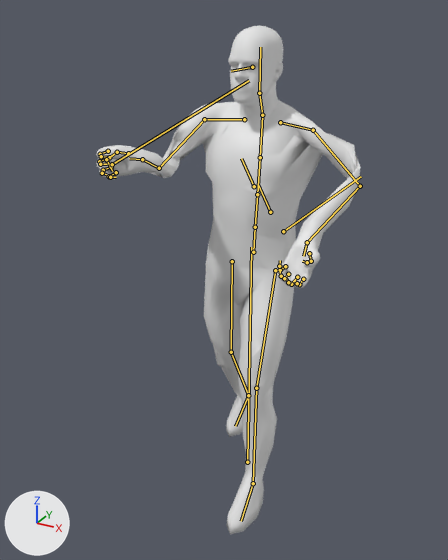
One commit to the glTF model TerraForest/addons/characters/authoring/Human.torch.glb: the scene before it, then after it.
Before and after are seen from a 50 mm lens placed at (0.962, -1.966, 1.834), pointed at (-0.07, -0.09, 0.896). Every picture has the same lights, and +X, +Y and +Z are marked at lower left. The first picture is the older version. Both versions are drawn at frame 1 of the action 'FP_Torch_Walk'; the numbers are the values there. The bones that change, and the others that lie on the model, are drawn over the model as lines.

Objects in the first picture: 'Human_Body'.
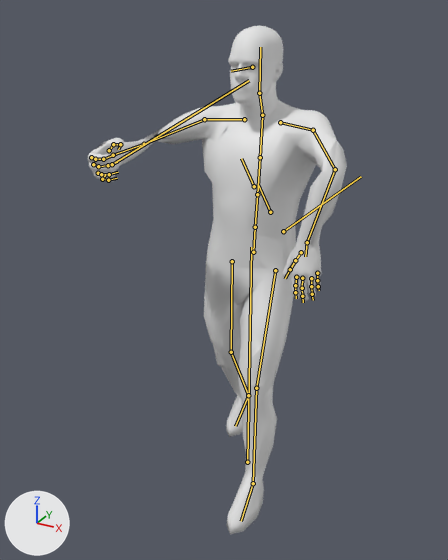
Boxes [x1, y1, x2, y2] around the edits, measured in the pictures (448 x 560 px):
'Human_Body', posed: before [96, 26, 361, 535]; after [88, 26, 347, 535]
bone 'LeftArm', root to tip: before (313, 130) to (360, 186); after (313, 130) to (335, 169)
bone 'LeftForeArm', root to tip: before (360, 186) to (307, 242); after (335, 169) to (307, 242)
bone 'LeftHand', root to tip: before (307, 242) to (303, 256); after (307, 242) to (305, 256)
bone 'LeftHandIndex1', root to tip: before (303, 279) to (299, 284); after (296, 277) to (295, 285)
bone 'LeftHandIndex2', root to tip: before (299, 284) to (297, 283); after (295, 285) to (295, 292)
bone 'LeftHandMiddle1', root to tip: before (297, 277) to (291, 284); after (302, 278) to (302, 288)
bone 'LeftHandMiddle2', root to tip: before (291, 284) to (288, 282); after (302, 288) to (302, 296)
bone 'LeftHandPinky1', root to tip: before (285, 266) to (280, 270); after (317, 273) to (317, 280)
bone 'LeftHandPinky2', root to tip: before (280, 270) to (279, 266); after (317, 280) to (318, 286)
bone 'LeftHandRing1', root to tip: before (288, 274) to (284, 278); after (311, 278) to (311, 286)
bone 'LeftHandRing2', root to tip: before (284, 278) to (281, 276); after (311, 286) to (312, 294)
bone 'LeftHandThumb1', root to tip: before (309, 253) to (311, 261); after (301, 252) to (295, 260)
bone 'LeftHandThumb2', root to tip: before (311, 261) to (307, 262); after (295, 260) to (290, 269)
bone 'RightArm', root to tip: before (204, 119) to (159, 168); after (204, 119) to (144, 144)
bone 'RightForeArm', root to tip: before (159, 168) to (142, 159); after (144, 144) to (113, 155)
bone 'RightHand', root to tip: before (142, 159) to (129, 158); after (113, 155) to (105, 158)
bone 'RightHandIndex2', root to tip: before (100, 154) to (101, 156); after (95, 159) to (103, 159)
bone 'RightHandIndex3', root to tip: before (101, 156) to (107, 157); after (103, 159) to (112, 155)
bone 'RightHandMiddle2', root to tip: before (99, 161) to (100, 164); after (98, 166) to (108, 165)
bone 'RightHandPinky1', root to tip: before (116, 172) to (109, 176); after (104, 175) to (102, 179)
bone 'RightHandPinky2', root to tip: before (109, 176) to (110, 177); after (102, 179) to (108, 180)
bone 'RightHandRing2', root to tip: before (103, 170) to (102, 173); after (101, 174) to (109, 174)
bone 'RightHandThumb1', root to tip: before (128, 153) to (117, 152); after (109, 150) to (113, 144)
bone 'RightHandThumb2', root to tip: before (117, 152) to (106, 159); after (113, 144) to (120, 144)
bone 'RightHandThumb3', root to tip: before (106, 159) to (112, 171); after (120, 144) to (118, 149)

The edits, one by one:
Bone 'LeftArm' (bone_leftarm) turns from (50, 151, 58) to (-18, -9, -22) degrees about its own x, y and z.
Bone 'LeftForeArm' (bone_leftforearm) turns from (100, 16, 140) to (-94, -5, -27) degrees about its own x, y and z.
Bone 'LeftHand' (bone_lefthand) turns from (7, -2, -23) to (9, 1, 18) degrees about its own x, y and z.
Bone 'LeftHandIndex1' (bone_lefthandindex1) turns from (-20, 0, 0) to (6, -1, -7) degrees about its own x, y and z.
Bone 'LeftHandIndex2' (bone_lefthandindex2) turns from (-28, 0, 0) to (9, 1, 5) degrees about its own x, y and z.
Bone 'LeftHandMiddle1' (bone_lefthandmiddle1) turns from (-24, 0, 0) to (0, -2, -9) degrees about its own x, y and z.
Bone 'LeftHandMiddle2' (bone_lefthandmiddle2) turns from (-32, 0, 0) to (3, 1, 3) degrees about its own x, y and z.
Bone 'LeftHandPinky1' (bone_lefthandpinky1) turns from (-32, 0, 0) to (-6, -7, -19) degrees about its own x, y and z.
Bone 'LeftHandPinky2' (bone_lefthandpinky2) turns from (-40, 0, 0) to (3, 7, 19) degrees about its own x, y and z.
Bone 'LeftHandRing1' (bone_lefthandring1) turns from (-28, 0, 0) to (-1, -2, -6) degrees about its own x, y and z.
Bone 'LeftHandRing2' (bone_lefthandring2) turns from (-36, 0, 0) to (-1, 0, 1) degrees about its own x, y and z.
Bone 'LeftHandThumb1' (bone_lefthandthumb1) turns from (-16, 0, 0) to (3, 1, 5) degrees about its own x, y and z.
Bone 'LeftHandThumb2' (bone_lefthandthumb2) turns from (-20, 0, 0) to (16, -1, -17) degrees about its own x, y and z.
Bone 'RightArm' (bone_rightarm) turns from (-53, -39, 75) to (-76, -69, 74) degrees about its own x, y and z.
Bone 'RightForeArm' (bone_rightforearm) turns from (110, 18, 123) to (111, 4, 151) degrees about its own x, y and z.
Bone 'RightHand' (bone_righthand) turns from (104, -2, -27) to (2, 0, -5) degrees about its own x, y and z.
Bone 'RightHandIndex2' (bone_righthandindex2) turns from (-58, 0, 0) to (-13, 0, 0) degrees about its own x, y and z.
Bone 'RightHandIndex3' (bone_righthandindex3) turns from (-32, 0, 0) to (-65, 0, 0) degrees about its own x, y and z.
Bone 'RightHandMiddle2' (bone_righthandmiddle2) turns from (-58, 0, 0) to (-28, -2, -3) degrees about its own x, y and z.
Bone 'RightHandPinky1' (bone_righthandpinky1) turns from (-45, 0, 0) to (-8, 7, 10) degrees about its own x, y and z.
Bone 'RightHandPinky2' (bone_righthandpinky2) turns from (-58, 0, 0) to (-39, -12, -10) degrees about its own x, y and z.
Bone 'RightHandRing2' (bone_righthandring2) turns from (-58, 0, 0) to (-32, 0, 0) degrees about its own x, y and z.
Bone 'RightHandThumb1' (bone_righthandthumb1) turns from (-7, -3, -19) to (-42, 7, 22) degrees about its own x, y and z.
Bone 'RightHandThumb2' (bone_righthandthumb2) turns from (3, -5, -23) to (6, -2, -15) degrees about its own x, y and z.
Bone 'RightHandThumb3' (bone_righthandthumb3) turns from (-15, -25, -70) to (22, -6, -41) degrees about its own x, y and z.
